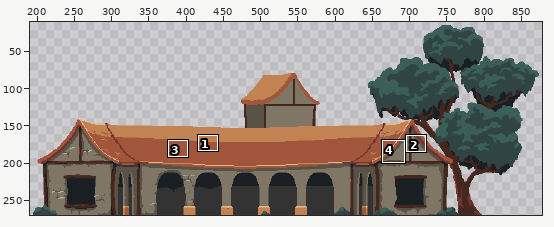
File history of a pixel-art file, Assets/Artwork/Buildings/BarracksOutside.aseprite. The first picture is a wide view before the edit; the outline marks the close-up.
Close-up. Earlier state:
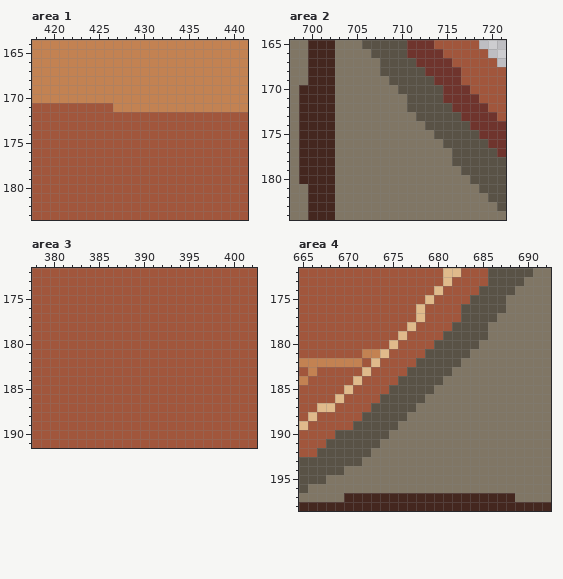
960x270 pixels, 1 frame. Shown: area 1: x 418..441, y 164..183; area 2: x 698..721, y 165..184; area 3: x 378..402, y 172..191; area 4: x 665..692, y 172..198. The wide view leaves out empty margins. The commit also changed other parts of the picture, which this record leaves out.
And afterwards:
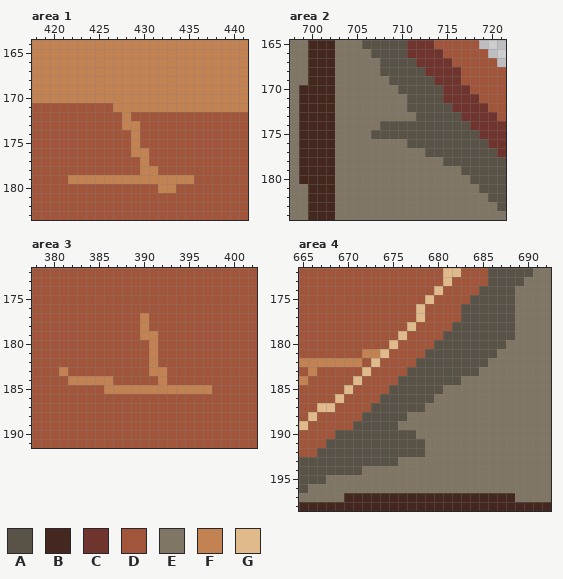
Palette (. is transparent): A #595246  B #44271f  C #6f342d  D #a1563c  E #807665  F #c38252  G #e0ba8b
Changes in this commit:
--- area 1, layer "Building"
@@ x 418..441 @@
 171 DDDDDDDDDFFFFFFFFFFFFFFF
-172 DDDDDDDDDDDDDDDDDDDDDDDD
-173 DDDDDDDDDDDDDDDDDDDDDDDD
-174 DDDDDDDDDDDDDDDDDDDDDDDD
-175 DDDDDDDDDDDDDDDDDDDDDDDD
-176 DDDDDDDDDDDDDDDDDDDDDDDD
-177 DDDDDDDDDDDDDDDDDDDDDDDD
-178 DDDDDDDDDDDDDDDDDDDDDDDD
-179 DDDDDDDDDDDDDDDDDDDDDDDD
-180 DDDDDDDDDDDDDDDDDDDDDDDD
+172 DDDDDDDDDDFDDDDDDDDDDDDD
+173 DDDDDDDDDDFFDDDDDDDDDDDD
+174 DDDDDDDDDDDFDDDDDDDDDDDD
+175 DDDDDDDDDDDFDDDDDDDDDDDD
+176 DDDDDDDDDDDFFDDDDDDDDDDD
+177 DDDDDDDDDDDDFDDDDDDDDDDD
+178 DDDDDDDDDDDDFFDDDDDDDDDD
+179 DDDDFFFFFFFFFFFFFFDDDDDD
+180 DDDDDDDDDDDDDDFFDDDDDDDD
 181 DDDDDDDDDDDDDDDDDDDDDDDD
--- area 2, layer "Building"
@@ x 705..717 @@
 173 EEEEEEEAAAAAC
-174 EEEEEEEEAAAAA
-175 EEEEEEEEEAAAA
-176 EEEEEEEEEEAAA
-177 EEEEEEEEEEEAA
-178 EEEEEEEEEEEAA
+174 EEEAAAAAAAAAA
+175 EEAAAAAAAAAAA
+176 EEEEEEAAAAAAA
+177 EEEEEEEEAAAAA
+178 EEEEEEEEEEAAA
 179 EEEEEEEEEEEEA
--- area 3, layer "Building"
@@ x 378..402 @@
 176 DDDDDDDDDDDDDDDDDDDDDDDDD
-177 DDDDDDDDDDDDDDDDDDDDDDDDD
-178 DDDDDDDDDDDDDDDDDDDDDDDDD
-179 DDDDDDDDDDDDDDDDDDDDDDDDD
-180 DDDDDDDDDDDDDDDDDDDDDDDDD
-181 DDDDDDDDDDDDDDDDDDDDDDDDD
-182 DDDDDDDDDDDDDDDDDDDDDDDDD
-183 DDDDDDDDDDDDDDDDDDDDDDDDD
-184 DDDDDDDDDDDDDDDDDDDDDDDDD
-185 DDDDDDDDDDDDDDDDDDDDDDDDD
+177 DDDDDDDDDDDDFDDDDDDDDDDDD
+178 DDDDDDDDDDDDFDDDDDDDDDDDD
+179 DDDDDDDDDDDDFFDDDDDDDDDDD
+180 DDDDDDDDDDDDDFDDDDDDDDDDD
+181 DDDDDDDDDDDDDFDDDDDDDDDDD
+182 DDDDDDDDDDDDDFDDDDDDDDDDD
+183 DDDFDDDDDDDDDFFDDDDDDDDDD
+184 DDDDFFFFFDDDDDFDDDDDDDDDD
+185 DDDDDDDDFFFFFFFFFFFFDDDDD
 186 DDDDDDDDDDDDDDDDDDDDDDDDD
--- area 4, layer "Building"
@@ x 665..692 @@
 174 DDDDDDDDDDDDDDDGDDDDAAAAEEEE
-175 DDDDDDDDDDDDDDGDDDDAAAAEEEEE
-176 DDDDDDDDDDDDDGDDDDAAAAAEEEEE
-177 DDDDDDDDDDDDDGDDDDAAAAEEEEEE
-178 DDDDDDDDDDDDGDDDDAAAAEEEEEEE
-179 DDDDDDDDDDDGDDDDAAAAAEEEEEEE
-180 DDDDDDDDDDGDDDDAAAAAEEEEEEEE
-181 DDDDDDDFFGDDDDAAAAAEEEEEEEEE
-182 FFFFFFFDGDDDDAAAAAEEEEEEEEEE
-183 DFDDDDDGDDDDAAAAAEEEEEEEEEEE
-184 FDDDDDGDDDDAAAAAEEEEEEEEEEEE
-185 DDDDDGDDDDAAAAAEEEEEEEEEEEEE
-186 DDDDGDDDDAAAAAEEEEEEEEEEEEEE
-187 DDGGDDDDAAAAAEEEEEEEEEEEEEEE
+175 DDDDDDDDDDDDDDGDDDDAAAAAEEEE
+176 DDDDDDDDDDDDDGDDDDAAAAAAEEEE
+177 DDDDDDDDDDDDDGDDDDAAAAAAEEEE
+178 DDDDDDDDDDDDGDDDDAAAAAAAEEEE
+179 DDDDDDDDDDDGDDDDAAAAAAAAEEEE
+180 DDDDDDDDDDGDDDDAAAAAAAAEEEEE
+181 DDDDDDDFFGDDDDAAAAAAAAEEEEEE
+182 FFFFFFFDGDDDDAAAAAAAAEEEEEEE
+183 DFDDDDDGDDDDAAAAAAAAEEEEEEEE
+184 FDDDDDGDDDDAAAAAAAEEEEEEEEEE
+185 DDDDDGDDDDAAAAAAEEEEEEEEEEEE
+186 DDDDGDDDDAAAAAAEEEEEEEEEEEEE
+187 DDGGDDDDAAAAAAEEEEEEEEEEEEEE
 188 DGDDDDDAAAAAEEEEEEEEEEEEEEEE
 189 GDDDDDAAAAAEEEEEEEEEEEEEEEEE
-190 DDDDAAAAAAEEEEEEEEEEEEEEEEEE
-191 DDDAAAAAAEEEEEEEEEEEEEEEEEEE
-192 DDAAAAAAEEEEEEEEEEEEEEEEEEEE
-193 AAAAAAAEEEEEEEEEEEEEEEEEEEEE
-194 AAAAAEEEEEEEEEEEEEEEEEEEEEEE
+190 DDDDAAAAAAAAAEEEEEEEEEEEEEEE
+191 DDDAAAAAAAAAAAEEEEEEEEEEEEEE
+192 DDAAAAAAAAAAAAEEEEEEEEEEEEEE
+193 AAAAAAAAAAAEEEEEEEEEEEEEEEEE
+194 AAAAAAAEEEEEEEEEEEEEEEEEEEEE
 195 AAAEEEEEEEEEEEEEEEEEEEEEEEEE
